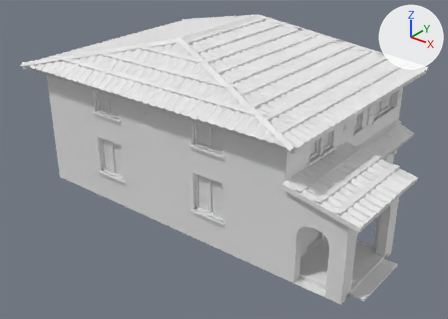
Before and after pictures for a commit that changed the glTF model public/models/houses/medium-spanish.glb.
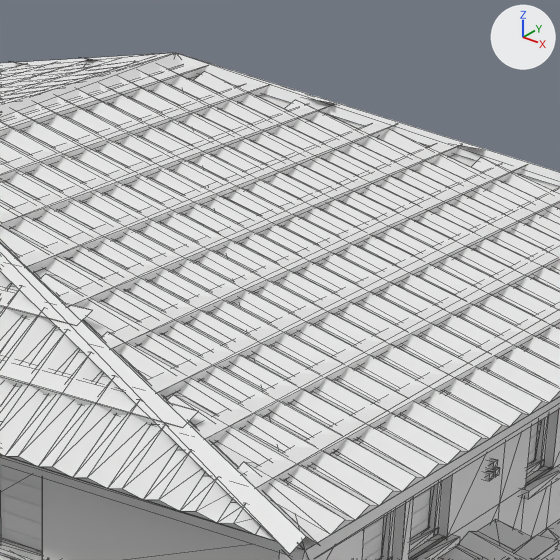
Each version appears first whole from a 50 mm camera at (8.97, -11.16, 7.55) aimed at (0.57, -0.66, 1.04), and next in a close-up on the part from 47% to 81% of the width and 0% to 48% of the height. Arrows for +X, +Y and +Z are at upper right; the lights stay in place. The older version's two pictures come first. The close-ups show mesh edges as thin lines.

Names of what the first close-up shows: 'BackRoof__Roof', 'FrontRoof__Roof', 'FrontRoof__Siding', 'FrontWall__Curtain', 'FrontWall__Siding', 'LeftRoof__Roof', 'RightRoof__Roof', 'RightRoof__Siding', 'RightWall__Curtain', 'RightWall__Roof', 'RightWall__Siding', 'RightWall__Trim' and 4 more.
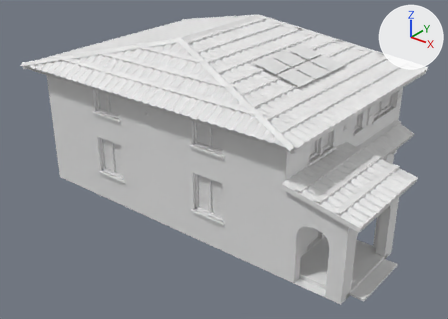
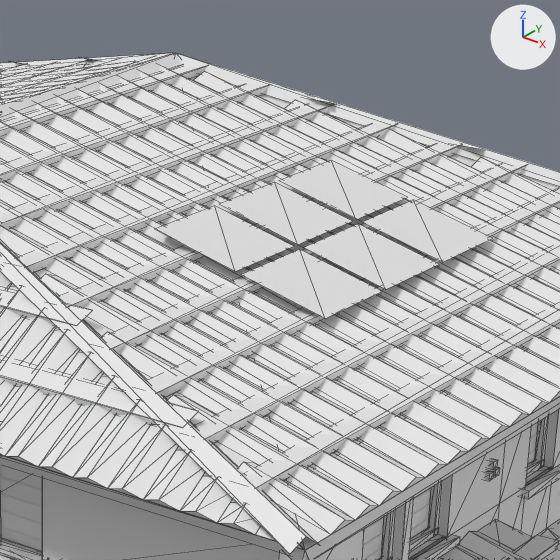
Location of each change, (x1, y1, x2, y2) in pixels of the close-ups (560 x 560 px):
```json
{"object": "RightRoof__Solar", "change": "added", "after": [155, 160, 493, 319]}
```

Scene script edits in JSON lines:
```json
{"op": "add", "block": "me_rightroof__solar", "code": ["me_rightroof__solar = bpy.data.meshes.new('RightRoof__Solar')", "me_rightroof__solar.from_pydata([(2.73, -0.94, 3.42), (2.73, -0.34, 3.42), (2.17, -0.34, 3.56), (2.17, -0.94, 3.56), (2.13, -0.94, 3.56), (2.13, -0.34, 3.56), (1.57, -0.34, 3.7), (1.57, -0.94, 3.7), (2.73, -0.3, 3.42), (2.73, 0.3, 3.42), (2.17, 0.3, 3.56), (2.17, -0.3, 3.56), (2.13, -0.3, 3.56), (2.13, 0.3, 3.56), (1.57, 0.3, 3.7), (1.57, -0.3, 3.7), (2.73, 0.34, 3.42), (2.73, 0.94, 3.42), (2.17, 0.94, 3.56), (2.17, 0.34, 3.56), (2.13, 0.34, 3.56), (2.13, 0.94, 3.56), (1.57, 0.94, 3.7), (1.57, 0.34, 3.7)], [], [(0, 1, 2), (0, 2, 3), (4, 5, 6), (4, 6, 7), (8, 9, 10), (8, 10, 11), (12, 13, 14), (12, 14, 15), (16, 17, 18), (16, 18, 19), (20, 21, 22), (20, 22, 23)])"]}
{"op": "add", "block": "ob_rightroof__solar", "code": ["ob_rightroof__solar = bpy.data.objects.new('RightRoof__Solar', me_rightroof__solar)", "ob_rightroof__solar.location = (0.0, 0.0, 0.0)"]}
```
